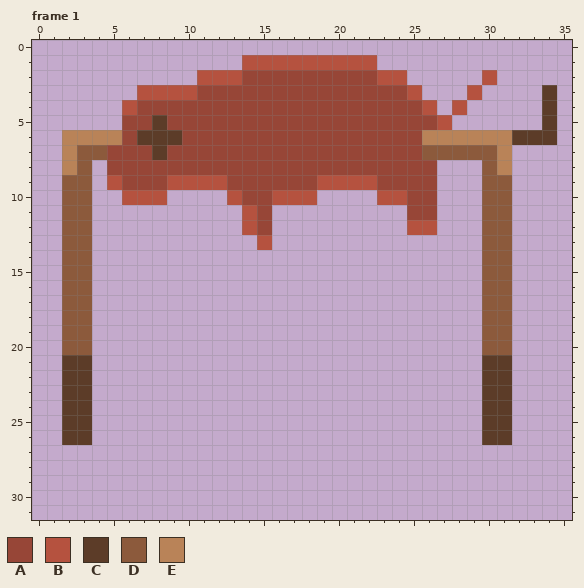
Two states of a pixel-art file, Assets/Art/Environment/Beach/Torch/Beach_Campfire_Food.aseprite. The picture above is the old version.
36x32 pixels, 4 frames. Shown: frame 1. The commit also changed other frames, which this record leaves out.
Palette (. is transparent): A #974637  B #b5523f  C #5c3c28  D #8c5a3c  E #b98358
Pixels before, frame 1, first column x 2:
 1 ............BBBBBBBBB............
 2 .........BBBAAAAAAAAABB.....B....
 3 .....BBBBAAAAAAAAAAAAAAB...B....C
 4 ....BAAAAAAAAAAAAAAAAAAAB.B.....C
 5 ....AACAAAAAAAAAAAAAAAAAAB......C
 6 EEEEACCCAAAAAAAAAAAAAAAAEEEEEECCC
 7 EDDAAACAAAAAAAAAAAAAAAAADDDDDE...
 8 ED.AAAAAAAAAAAAAAAAAAAAAA...DE...
 9 DD.BAAABBBBAAAAAABBBBAAAA...DD...
10 DD..BBB....BAABBB....BBAA...DD...
11 DD..........BA.........AA...DD...
12 DD..........BA.........BB...DD...
13 DD...........B..............DD...
14 DD..........................DD...
15 DD..........................DD...
16 DD..........................DD...
17 DD..........................DD...
18 DD..........................DD...
19 DD..........................DD...
20 DD..........................DD...
21 CC..........................CC...
22 CC..........................CC...
23 CC..........................CC...
24 CC..........................CC...
25 CC..........................CC...
26 CC..........................CC...
After the commit:
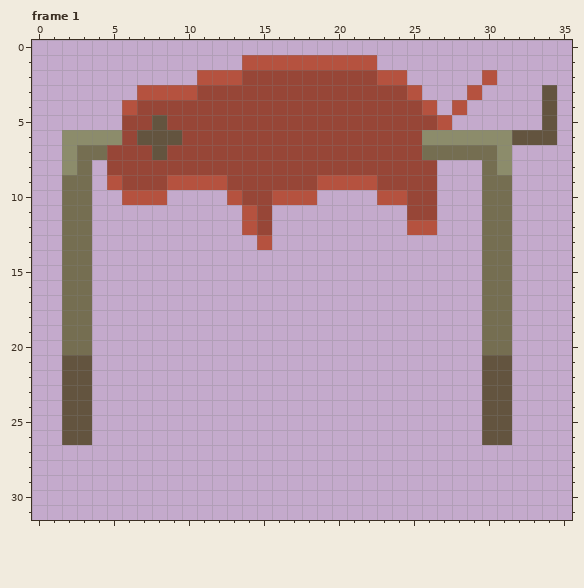
Change:
colour C: #5c3c28 -> #63543f
colour D: #8c5a3c -> #756e51
colour E: #b98358 -> #8c8c6b
Boxes around the changes in both pictures, in picture pixels (x1, y1, x2, y2):
changed: (422, 85, 557, 445)
changed: (62, 115, 182, 445)
